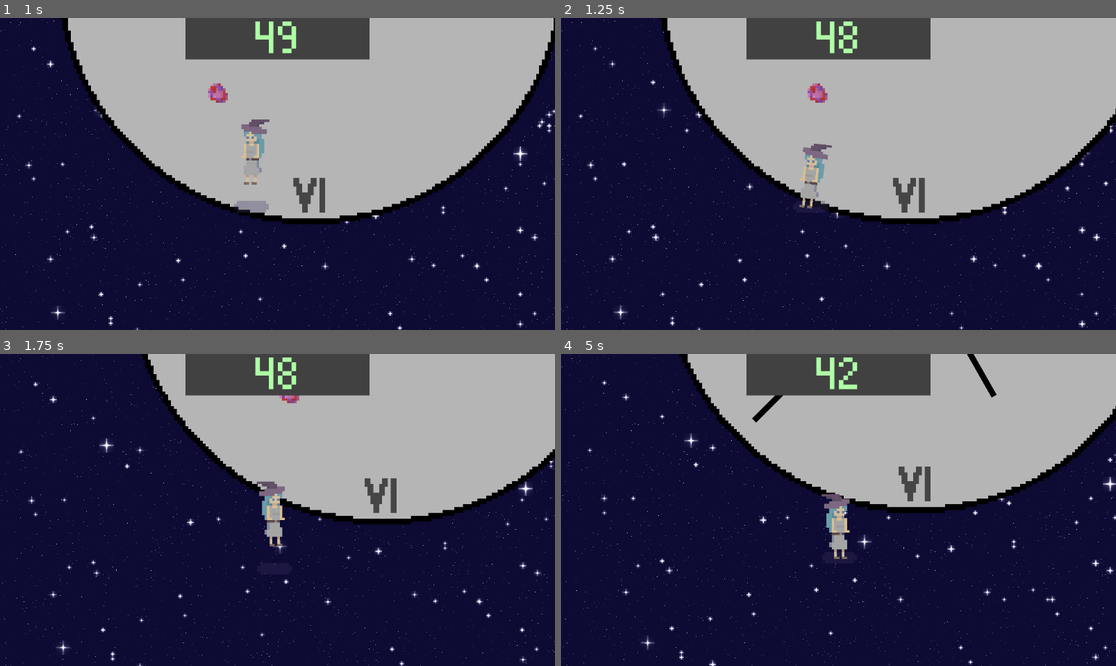
Above: before the commit, frames 1-4 (two rows, left to right).
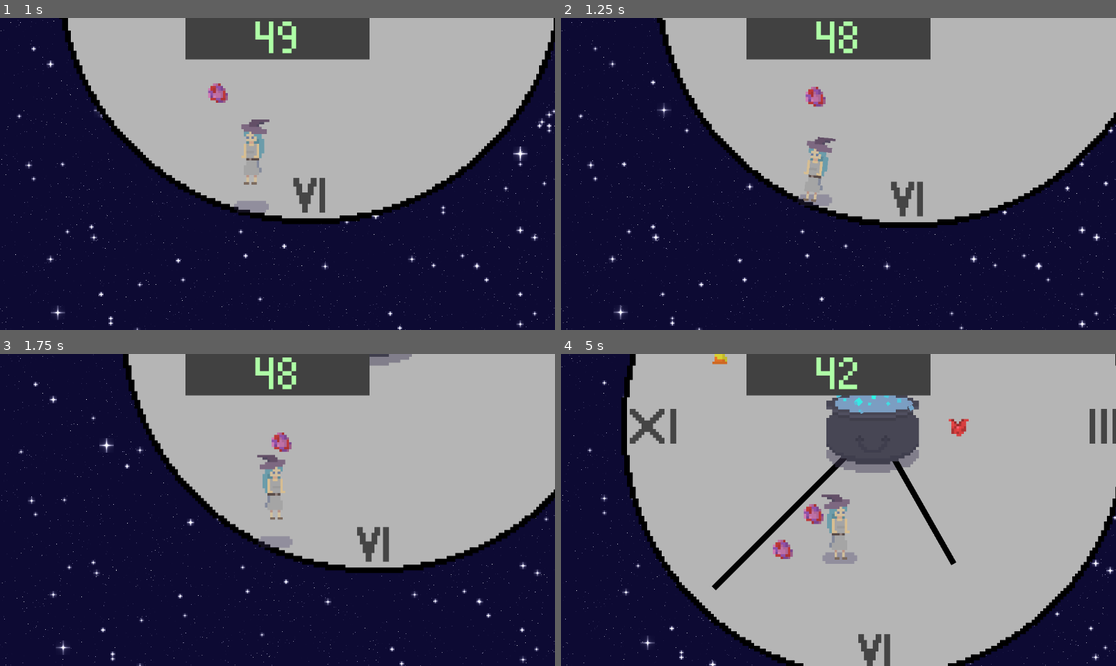
Above: after the commit, the same moments.

Repository: arrowira/miniJam189
Game: Godot game, scene res://Scenes/main.tscn
Same seed, same stepped clock (60 frames per second), same inputs: the game is played once before the commit and once after it.
Inputs:
- Up to frame 1 (1 s): hold A (right) from 0.53 s (still down); tap F (drop) at 0.6 s; tap Space (jump) at 0.77 s
- Up to frame 2 (1.25 s): keep holding A (right)
- Up to frame 3 (1.75 s): release A (right) at 1.28 s; hold S (down) from 1.28 s (still down); tap F (drop) at 1.35 s; tap Space (jump) at 1.52 s
- Up to frame 4 (5 s): release S (down) at 2.03 s; hold A (right) 2.03-2.78 s; tap F (drop) every 0.75 s from 2.1 to 4.35 s; hold W (up) 2.78-3.53 s; tap Space (jump) at 3.02, 3.77, 4.52 s; hold D (left) from 3.53 s (still down)

Frame 1 is identical in both runs. In frame 2, 3.5% of the frame differs, in the area x 17-100%, y 0-68%; in frame 3, 15%; in frame 4, 53%, in the area x 10-100%, y 0-100%.

Commit message:
score and item back plate

Diff:
--- a/minijam189/Scenes/Cauldron.tscn
+++ b/minijam189/Scenes/Cauldron.tscn
@@ -86,4 +86,11 @@
 wait_time = 0.5
 one_shot = true
 
+[node name="ColorRect" type="ColorRect" parent="."]
+offset_left = -432.0
+offset_top = -386.0
+offset_right = 375.0
+offset_bottom = -208.0
+color = Color(0.952941, 0.972549, 0.984314, 0.443137)
+
 [connection signal="timeout" from="winTimer" to="." method="_on_win_timer_timeout"]
--- a/minijam189/Scenes/clock.tscn
+++ b/minijam189/Scenes/clock.tscn
@@ -34,6 +34,7 @@
 shape = SubResource("RectangleShape2D_y78oi")
 
 [node name="bigHand" type="Node2D" parent="."]
+z_index = -80
 script = ExtResource("3_0b6dg")
 handSpeed = 0.75
 
@@ -46,3 +47,8 @@
 [node name="CollisionShape2D" type="CollisionShape2D" parent="bigHand/bigHand"]
 position = Vector2(0.5, -788)
 shape = SubResource("RectangleShape2D_ctcm2")
+
+[node name="StaticBody2D" type="StaticBody2D" parent="."]
+
+[node name="CollisionPolygon2D" type="CollisionPolygon2D" parent="StaticBody2D"]
+polygon = PackedVector2Array(-28, -1781, -835, -1556, -1413, -1067, -1750, -254, -1667, 552, -1243, 1222, -633, 1628, 45, 1747, 791, 1561, 1342, 1120, 1672, 510, 1749, -41, 1613, -685, 1291, -1236, 698, -1618, 73, -1772, 123, -2578, 2649, -2578, 2567, 2164, -2373, 2354, -2487, -2637, -37, -2611)
--- a/minijam189/Scenes/main.tscn
+++ b/minijam189/Scenes/main.tscn
@@ -134,5 +134,15 @@
 theme_override_font_sizes/font_size = 100
 text = "RETRY"
 
+[node name="Label2" type="Label" parent="CanvasLayer/DeathScreen/deathScreenAnchor/Panel"]
+layout_mode = 0
+offset_left = 31.0
+offset_top = 24.0
+offset_right = 362.0
+offset_bottom = 189.0
+theme_override_fonts/font = ExtResource("9_smo7h")
+theme_override_font_sizes/font_size = 50
+text = "You survived x seconds"
+
 [connection signal="timeout" from="CanvasLayer/Timer" to="CanvasLayer" method="_on_timer_timeout"]
 [connection signal="button_down" from="CanvasLayer/DeathScreen/deathScreenAnchor/Panel/Button" to="CanvasLayer/DeathScreen" method="_on_button_button_down"]
--- a/minijam189/Scenes/topTimer.gd
+++ b/minijam189/Scenes/topTimer.gd
@@ -6,10 +6,14 @@
 func _ready() -> void:
 	$Timer.start()
 var t = 50.0
+var alive = 0
 
 func _on_timer_timeout() -> void:
 	t-=1
+
 	if t <= -1:
 		$DeathScreen.visible = true
+		$DeathScreen/deathScreenAnchor/Panel/Label2.text = "You survivied " + str(alive) + " seconds"
 	else:
 		$Panel/Label.text = str(int(t))
+		alive += 1
--- a/minijam189/Scripts/PlayerInventory.gd
+++ b/minijam189/Scripts/PlayerInventory.gd
@@ -28,7 +28,7 @@
 					instance = lump.instantiate()
 
 				4:
-					instance = candy.insantiate()
+					instance = candy.instantiate()
 
 				5:
 					instance = voidE.instantiate()
